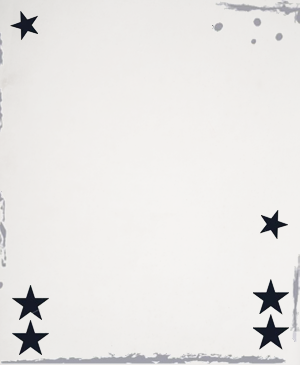
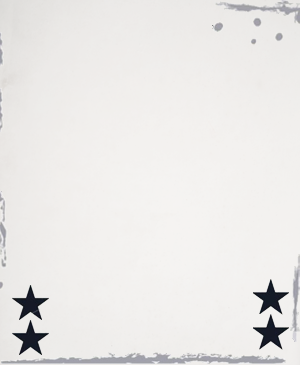
Comparing the layer stacks of the two 300px x 365px images. Changes:
painted on "Layer 2" over [10, 11, 288, 239]
